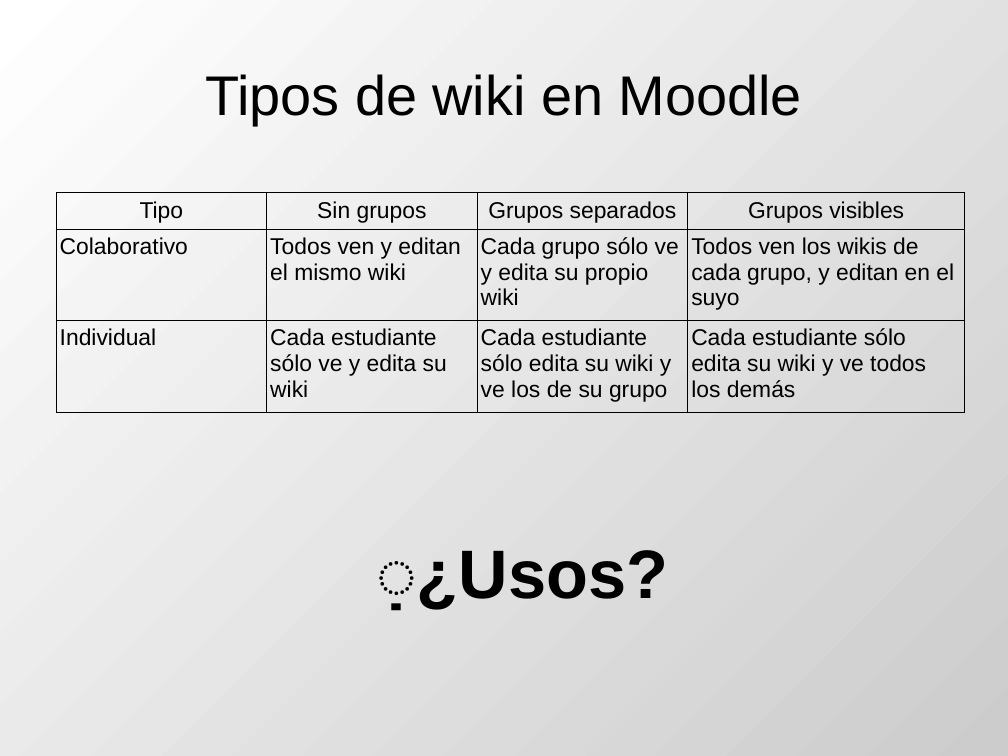
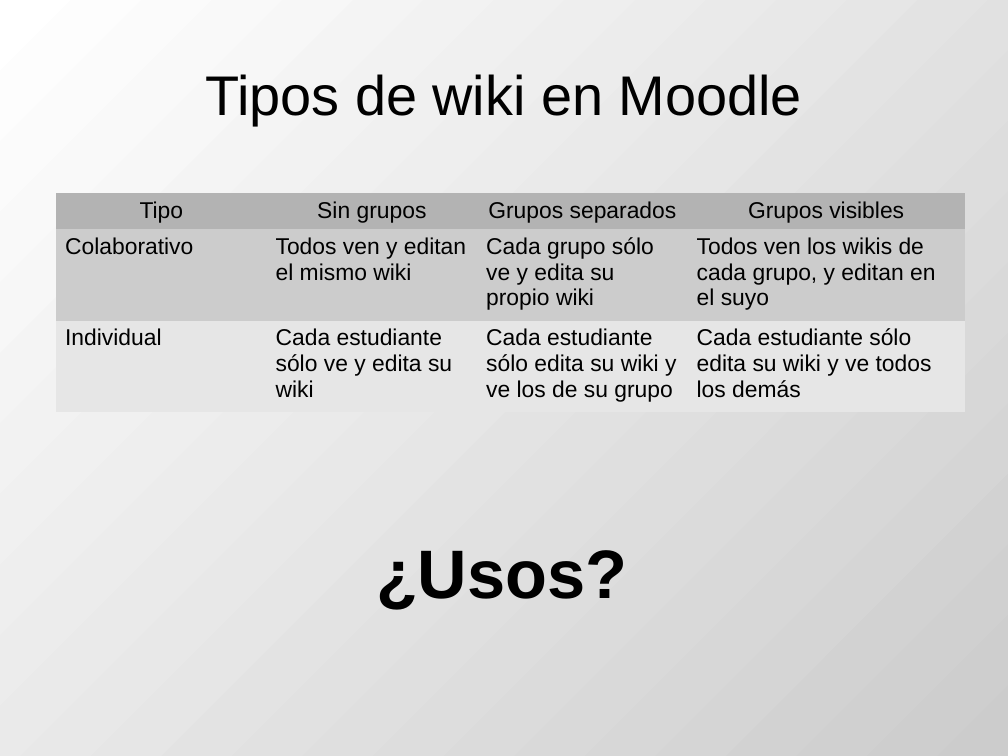
Before and after one commit to DrPantera/wikis4education, a slide deck: slide 7 of uca-2013_07/tema-3-WikisEnMoodle.odp. Drawn at 1008x756 pixels with LibreOffice and Linux fonts; fonts in the diff are those of the drawing. Boxes give left, top, right and bottom in pixels: in the first picture for what was removed or moved away, otherwise in the second. Text is boxed around its words. In the diff, an @@ line names an element or a change of style, - is before the commit and + after.

Commit message:
edicion por secciones en moodle

```diff
--- a/uca-2013_07/tema-3-WikisEnMoodle.odp
+++ b/uca-2013_07/tema-3-WikisEnMoodle.odp
@@ table at bbox=[56, 193, 964, 406] @@
@@ fill none to #B3B3B3 in row 1 @@
@@ fill none to #CCCCCC in row 2 @@
@@ fill none to #E6E6E6 in row 3 @@
@@ borders changed @@
@@ text at bbox=[376, 550, 627, 610]: text changed @@
-̣¿Usos?
+¿Usos?
```
Also in this commit, not shown: 4 other slides changed, 3 slides added, 2 other files.
